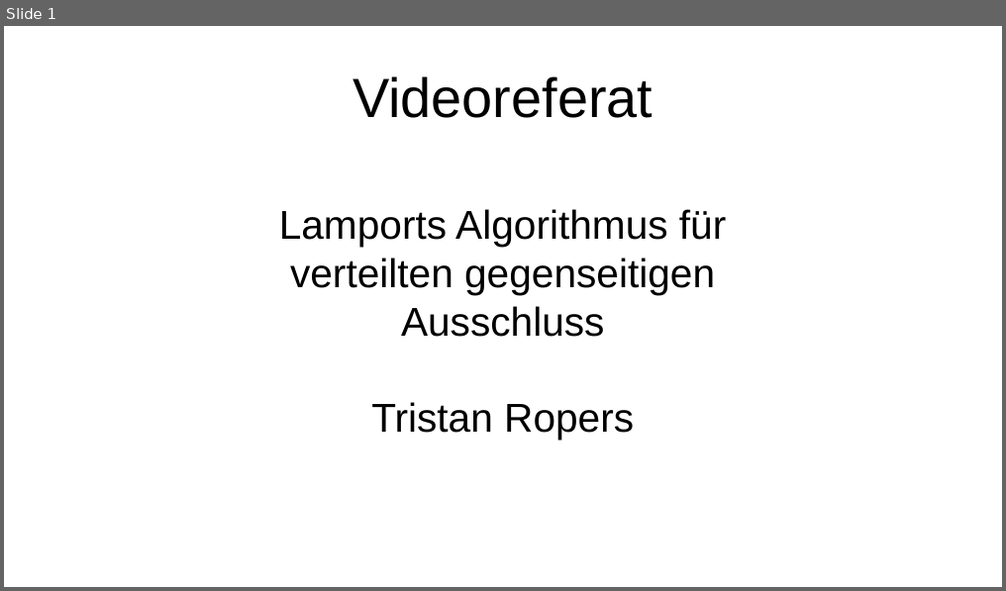
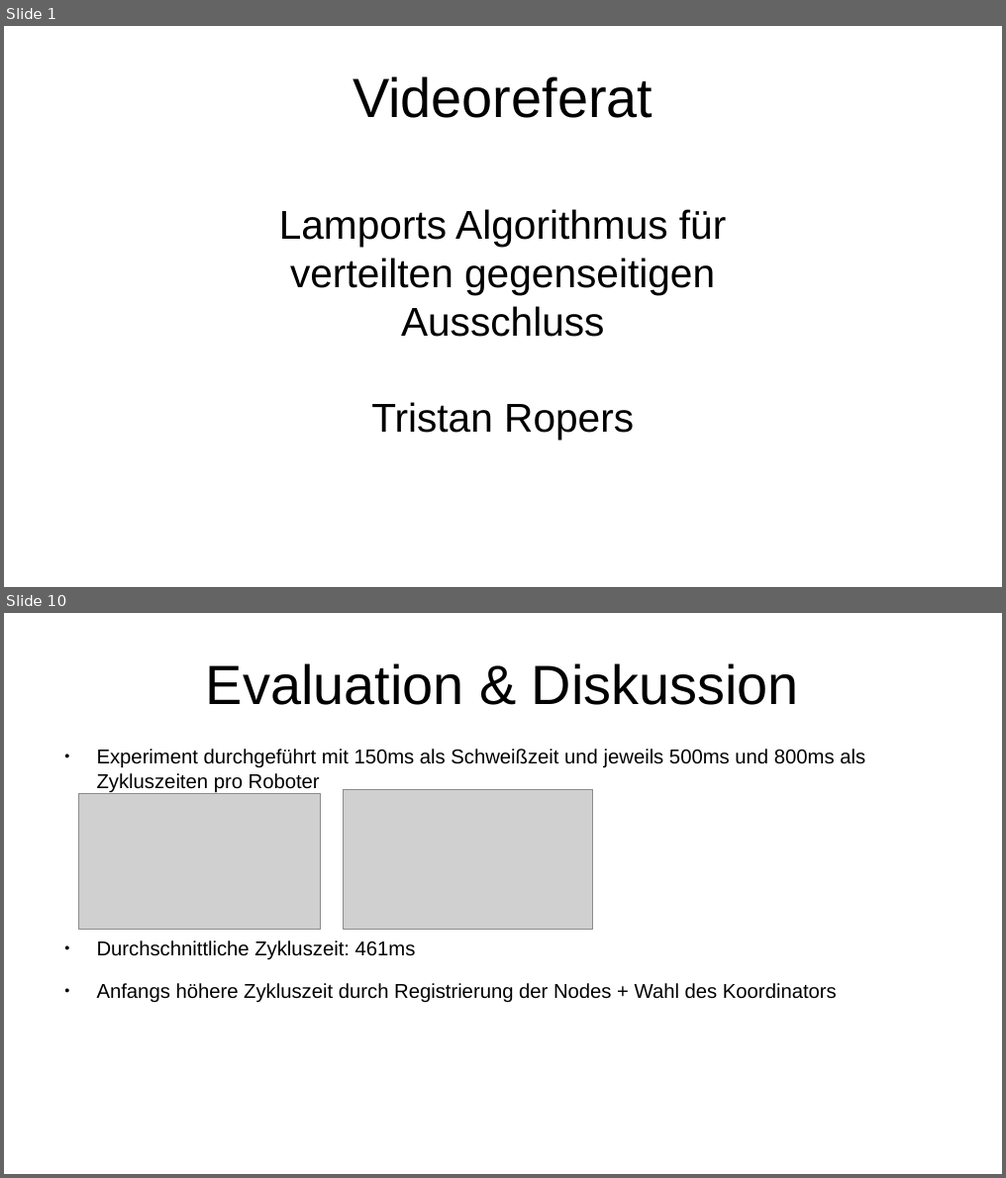
Before and after one commit to tropers/vs-wise202021-ausarbeitung, a slide deck: presentation/presentation.odp. Shown one above the other, each under a label of ours: slide 1 before the commit, slides 1 and 10 after it; the slides between them are not shown. The pictures are 1006x591 and 1006x1178 pixels, drawn with LibreOffice and Linux fonts; fonts in the diff are those of the drawing; grey boxes stand for pictures. Boxes give left, top, right and bottom in pixels: in the first picture for what was removed or moved away, otherwise in the second. Text is boxed around its words. In the diff, an @@ line names an element or a change of style, - is before the commit and + after.

```diff
--- a/presentation/presentation.odp
+++ b/presentation/presentation.odp
@@ slide 10 added at [4, 613, 1002, 1174], background #FFFFFF @@
@@ title added at [206, 663, 799, 705], 44 pt, text #000000 @@
+Evaluation & Diskussion
@@ text added at [97, 749, 865, 1003], 16 pt, text #000000 @@
+● Experiment durchgeführt mit 150ms als Schweißzeit und jeweils 500ms und 800ms als
+  Zykluszeiten pro Roboter
+● Durchschnittliche Zykluszeit: 461ms
+● Anfangs höhere Zykluszeit durch Registrierung der Nodes + Wahl des Koordinators
@@ picture added at [344, 789, 593, 930] @@
@@ picture added at [79, 794, 321, 930] @@
```
Also in this commit, not shown: 13 other slides added, 1 slide removed, 9 other files.
